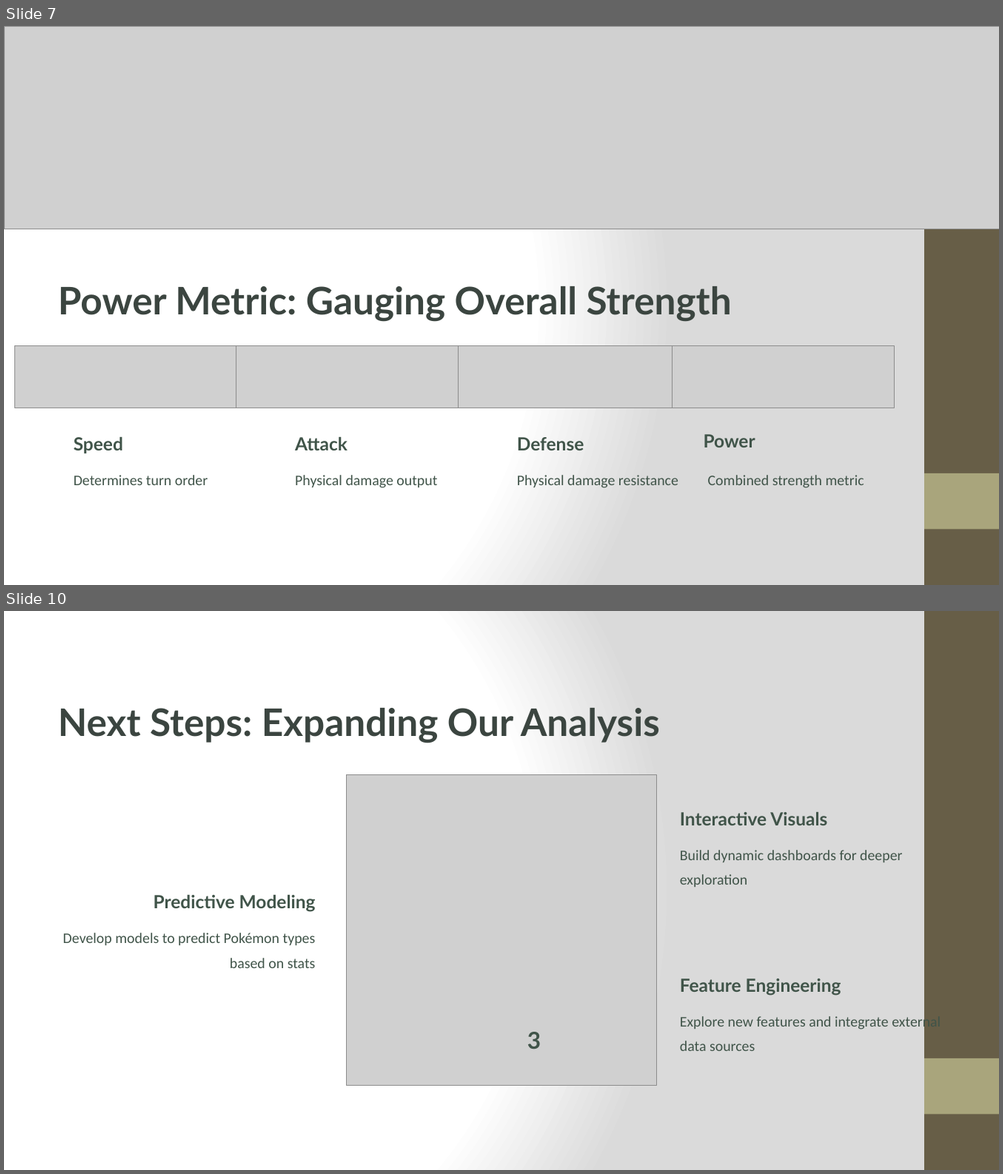
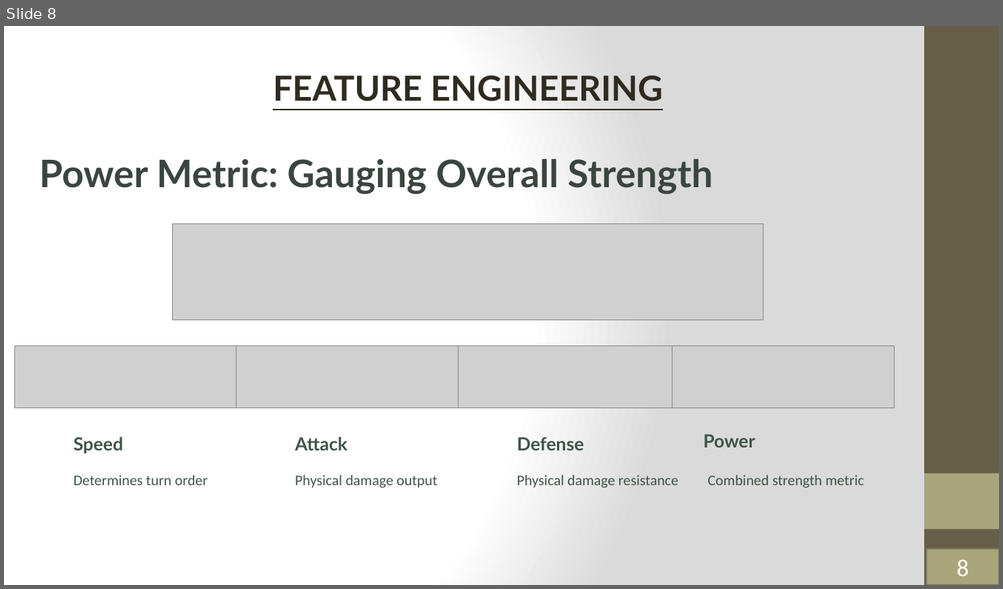
Before and after one commit to Sauri25/AI-PROJECTS, a slide deck: Project 2/P-okemon-EDA.pptx. Shown one above the other, each under a label of ours: slides 7 and 10 before the commit, slide 8 after it; the slides between them are not shown. The pictures are 1003x1174 and 1003x589 pixels, drawn with LibreOffice and Linux fonts; fonts in the diff are those of the drawing; grey boxes stand for pictures. Boxes give left, top, right and bottom in pixels: in the first picture for what was removed or moved away, otherwise in the second. Text is boxed around its words. In the diff, an @@ line names an element or a change of style, - is before the commit and + after.

```diff
--- a/Project 2/P-okemon-EDA.pptx
+++ b/Project 2/P-okemon-EDA.pptx
@@ slide 10 removed at (x1=4, y1=611, x2=999, y2=1170), background gradient #FFFFFF to #DADADA; not listed: 2 template elements that a slide beside it also shows @@
@@ text removed at (x1=58, y1=708, x2=660, y2=743) @@
-Next Steps: Expanding Our Analysis
@@ picture removed at (x1=346, y1=775, x2=656, y2=1085) @@
@@ text removed at (x1=680, y1=812, x2=827, y2=826) @@
-Interactive Visuals
@@ text removed at (x1=680, y1=850, x2=902, y2=887) @@
-Build dynamic dashboards for deeper exploration
@@ text removed at (x1=153, y1=895, x2=316, y2=912) @@
-Predictive Modeling
@@ text removed at (x1=63, y1=933, x2=316, y2=968) @@
-Develop models to predict Pokémon types based on stats
@@ text removed at (x1=680, y1=979, x2=841, y2=996) @@
-Feature Engineering
@@ text removed at (x1=527, y1=1032, x2=540, y2=1049) @@
-3
@@ text removed at (x1=680, y1=1015, x2=940, y2=1051) @@
-Explore new features and integrate external data sources
@@ what was slide 7 is now slide 8 @@
@@ slide 8 changed as well @@
@@ picture removed at (x1=4, y1=26, x2=999, y2=230) @@
@@ text added at (x1=273, y1=76, x2=663, y2=101), 40 pt, text #2F2B20, bold, underline @@
+FEATURE ENGINEERING
@@ text "Power Metric: Gauging Overall Strength" moved from (x1=58, y1=286, x2=731, y2=322) to (x1=40, y1=159, x2=712, y2=195) @@
@@ picture added at (x1=172, y1=224, x2=763, y2=320) @@
@@ rectangle added at (x1=926, y1=549, x2=999, y2=585), fill #A9A57C, outline #7D7A5C 2 pt, 28 pt, text #FFFFFF @@
+8
```
Also in this commit, not shown: 3 other slides changed, 14 slides added, 5 other slides removed, 4 other files.
